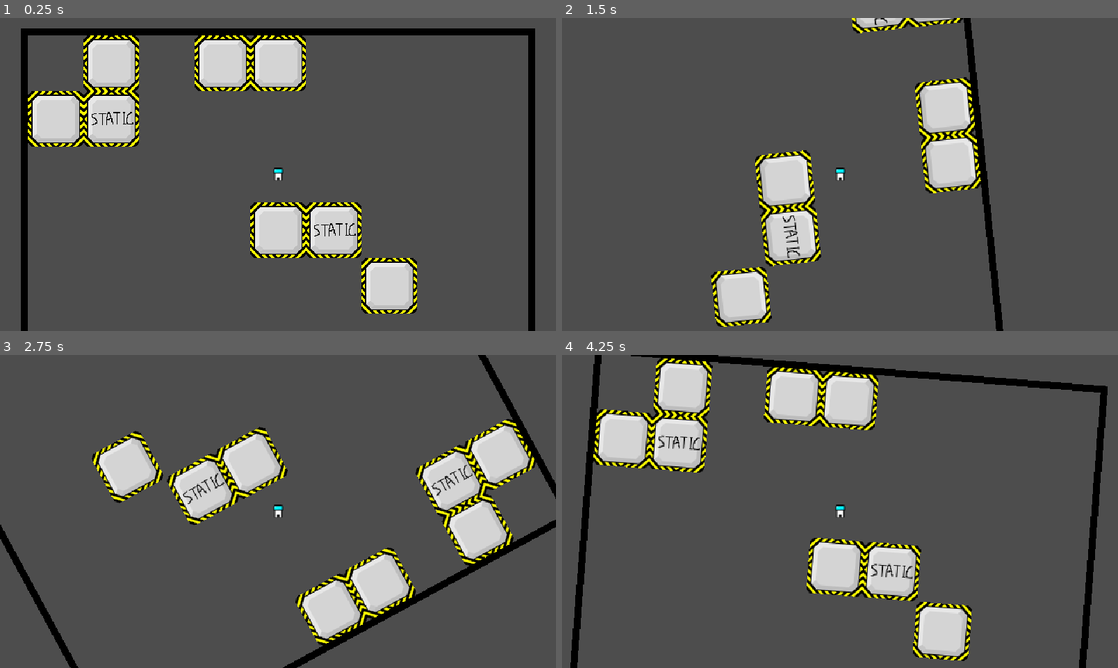
Above: before the commit, frames 1-4 (two rows, left to right).
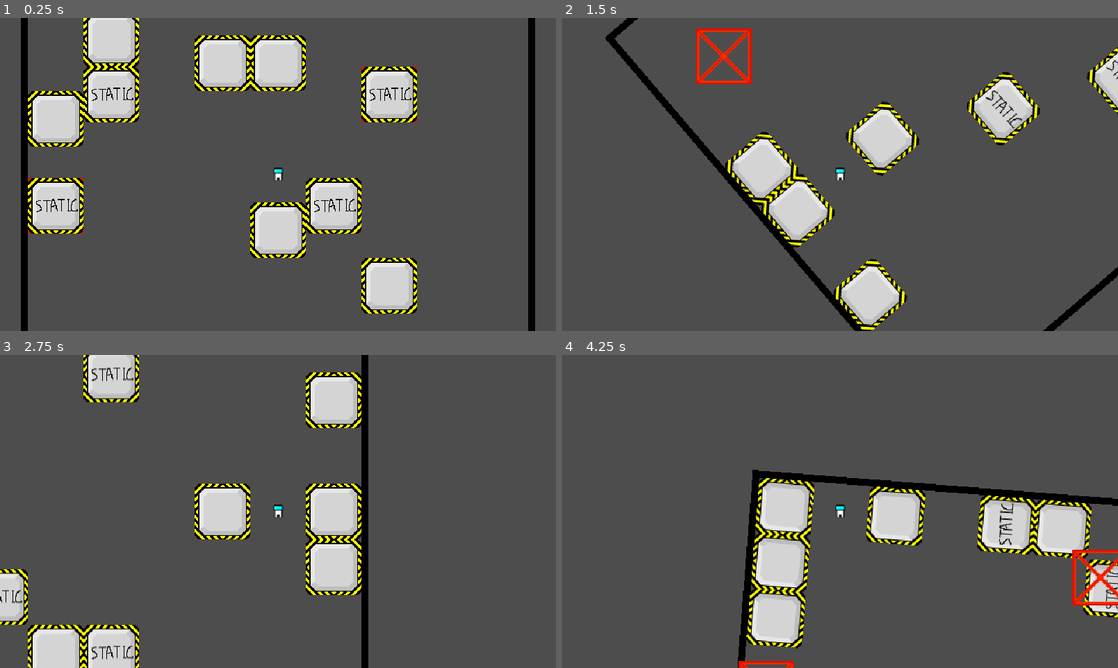
Above: after the commit, the same moments.

Repository: wojtekmal/escape-blocks
Game: Godot game, scene res://Levels/test_level_template_3.tscn
The game is run twice, just before and just after one commit, with the same random seed, the same clock (stepped at 60 frames per second) and the same inputs. The project has no main scene, so this scene is started directly.
Inputs:
- Up to frame 1 (0.25 s): no input
- Up to frame 2 (1.5 s): hold Right (gravity_right) 0.53-1.28 s; tap W (jump) at 0.77 s; hold Left (gravity_left) from 1.28 s (still down)
- Up to frame 3 (2.75 s): tap W (jump) at 1.52 s; release Left (gravity_left) at 2.03 s; hold Right (gravity_right) from 2.03 s (still down)
- Up to frame 4 (4.25 s): release Right (gravity_right) at 2.78 s; hold Up (gravity_up) 2.78-3.53 s; tap W (jump) at 3.02, 3.77 s; tap Enter at 3.5 s; hold Left (gravity_left) from 3.53 s (still down)

The runs differ from the first frame. In frame 1, 9.8% of the frame differs, in the area x 3-97%, y 0-77%; in frame 2, 19%; in frame 3, 27%; in frame 4, 32%, in the area x 1-100%, y 0-100%.
Error before the commit: Invalid call. Nonexistent function 'get_real_class' in base 'TileMap'. (res://Levels/LevelTemplate.gd:338)

Commit message:
Added a tilemap where tiles represent the spaceships walls and are converted into StaticBlock8x8. These can be placed instead of static blocks.

Diff:
--- a/engine/Levels/LevelTemplate.gd
+++ b/engine/Levels/LevelTemplate.gd
@@ -22,6 +22,7 @@
 var left_wall = -board_dimensions.x * 32
 var top_wall = -board_dimensions.y * 32
 var positions_before_rotations = []
+var static_block = load("res://Levels/StaticBlock8x8.tscn")
 
 # Called when the node enters the scene tree for the first time.
 func _ready():
@@ -30,6 +31,15 @@
 	tilemap.board_dimensions = board_dimensions
 	#calls the setter function
 
+	var wall_tiles = walls.get_used_cells_by_id(0, 0, Vector2i(0,0), -1)
+
+	for wall_tile in wall_tiles:
+		print_debug("check")
+		var new_static_block_8x8 = static_block.instantiate()
+		new_static_block_8x8.board_cords = wall_tile
+		new_static_block_8x8.board_dimensions = board_dimensions
+		add_child(new_static_block_8x8)
+
 	#for moving_block in moving_blocks:
 	#	print_debug("check")
 	#for moving_block in moving_blocks:
@@ -56,7 +66,7 @@
 	moving_entities.clear()
 
 	for child in self.get_children():
-		if child.get_real_class() in ["MovingBlock8x8", "Player", "StaticBlock8x8"]:
+		if child.is_in_group("interacting_entities"):
 			moving_entities.push_back(child)
 
 	moving_entities.sort_custom(compare_entity_heights)
@@ -331,12 +341,15 @@
 	board_dimensions = newValue
 	left_wall = -board_dimensions.x * 32
 	top_wall = -board_dimensions.y * 32
+	#walls = get_node("Walls")
 	#walls.position = Vector2(left_wall, top_wall)
 
 	for child in get_children():
 		#print_debug(child.get_name())
-		if child.get_real_class() in ["MovingBlock8x8", "Player", "StaticBlock8x8"]:
+		if child.is_in_group("interacting_entities"):
 			#print_debug("check")
 			child.board_dimensions = board_dimensions
+		elif child.is_in_group("walls"):
+			child.position = Vector2(left_wall, top_wall)
 
 	#return board_dimensions
--- a/engine/Levels/LevelTemplate.tscn
+++ b/engine/Levels/LevelTemplate.tscn
@@ -7,6 +7,7 @@
 [ext_resource type="Script" path="res://scripts/TileMap.gd" id="4_gvo1y"]
 [ext_resource type="PackedScene" uid="uid://3vsop7p20fe0" path="res://Levels/StaticBlock8x8.tscn" id="6_cw7oa"]
 [ext_resource type="Script" path="res://scripts/RotationTimer.gd" id="6_lnp4p"]
+[ext_resource type="Texture2D" uid="uid://5y23edqo0olg" path="res://textures/wall_block.png" id="8_pagpe"]
 
 [sub_resource type="TileSetAtlasSource" id="TileSetAtlasSource_ja7cw"]
 texture = ExtResource("3")
@@ -75,6 +76,15 @@
 physics_layer_0/collision_layer = 1
 sources/0 = SubResource("TileSetAtlasSource_ja7cw")
 
+[sub_resource type="TileSetAtlasSource" id="TileSetAtlasSource_id2jv"]
+texture = ExtResource("8_pagpe")
+texture_region_size = Vector2i(64, 64)
+0:0/0 = 0
+
+[sub_resource type="TileSet" id="TileSet_srb8s"]
+tile_size = Vector2i(64, 64)
+sources/0 = SubResource("TileSetAtlasSource_id2jv")
+
 [node name="LevelTemplate" type="Node2D"]
 script = ExtResource("4")
 board_dimensions = Vector2i(8, 5)
@@ -88,7 +98,7 @@
 [node name="BoardLimits" type="TileMap" parent="."]
 tile_set = SubResource("2")
 format = 2
-layer_0/tile_data = PackedInt32Array(1376223, 0, 0, -1310753 …(2561 unchanged characters)… 576, 0, 0, -65569, 0, 0, -131040, 0, 0, 131039, 0, 0, 65568, 0, 0, 196575, 0, 0, 131104, 0, 0, 262111, 0, 0, 196640, 0, 0, 327647, 0, 0, 262176, 0, 0, 393183, 0, 0, 327712, 0, 0, 458719, 0, 0, 393248, 0, 0, 524255, 0, 0, 458784, 0, 0, 589791, 0, 0, 524320, 0, 0, 655327, 0, 0, 589856, 0, 0, 720863, 0, 0, 655392, 0, 0, 786399, 0, 0, 720928, 0, 0, 851935, 0, 0, 786464, 0, 0, 917471, 0, 0, 852000, 0, 0, 983007, 0, 0, 917536, 0, 0, 1048543, 0, 0, 983072, 0, 0, 1114079, 0, 0, 1048608, 0, 0, 1179615, 0, 0, 1114144, 0, 0, 1245151, 0, 0, 1179680, 0, 0, 1310687, 0, 0, 1245216, 0, 0, -33, 0, 0, -65504, 0, 0, 65503, 0, 0, 32, 0, 0)
+layer_0/tile_data = PackedInt32Array(1376223, 0, 0, -1310753 …(2561 unchanged characters)… 576, 0, 0, -65569, 0, 0, -131040, 0, 0, -33, 0, 0, -65504, 0, 0, 65503, 0, 0, 32, 0, 0, 131039, 0, 0, 65568, 0, 0, 196575, 0, 0, 131104, 0, 0, 262111, 0, 0, 196640, 0, 0, 327647, 0, 0, 262176, 0, 0, 393183, 0, 0, 327712, 0, 0, 458719, 0, 0, 393248, 0, 0, 524255, 0, 0, 458784, 0, 0, 589791, 0, 0, 524320, 0, 0, 655327, 0, 0, 589856, 0, 0, 720863, 0, 0, 655392, 0, 0, 786399, 0, 0, 720928, 0, 0, 851935, 0, 0, 786464, 0, 0, 917471, 0, 0, 852000, 0, 0, 983007, 0, 0, 917536, 0, 0, 1048543, 0, 0, 983072, 0, 0, 1114079, 0, 0, 1048608, 0, 0, 1179615, 0, 0, 1114144, 0, 0, 1245151, 0, 0, 1179680, 0, 0, 1310687, 0, 0, 1245216, 0, 0)
 script = ExtResource("4_gvo1y")
 board_dimensions = Vector2i(8, 5)
 
@@ -136,5 +146,9 @@
 one_shot = true
 script = ExtResource("6_lnp4p")
 
-[node name="Walls" type="TileMap" parent="." groups=["interacting_entities"]]
+[node name="Walls" type="TileMap" parent="." groups=["walls"]]
+position = Vector2(-256, -160)
+tile_set = SubResource("TileSet_srb8s")
+cell_quadrant_size = 64
 format = 2
+layer_0/tile_data = PackedInt32Array(65542, 0, 0, 196608, 0, 0)
--- a/engine/Levels/test_level_template_3.tscn
+++ b/engine/Levels/test_level_template_3.tscn
@@ -9,9 +9,9 @@
 position = Vector2(0, -96)
 board_dimensions = Vector2i(9, 8)
 
-[node name="TileMap" parent="." index="1"]
+[node name="BoardLimits" parent="." index="1"]
 layer_0/tile_data = PackedInt32Array(2162651, 0, 0, -2097189, 0, 0, 2162652, 0, 0, -2097188, 0, 0, 2162653, 0, 0, -2097 …(4121 unchanged characters)…
-board_dimensions = null
+board_dimensions = Vector2i(9, 8)
 
 [node name="MovingBlock8x8" parent="." index="2"]
 position = Vector2(-64, -224)
@@ -44,3 +44,6 @@
 [node name="StaticBlock8x9" parent="." index="9"]
 position = Vector2(64, -32)
 board_dimensions = Vector2i(9, 8)
+
+[node name="Walls" parent="." index="11"]
+position = Vector2(-288, -256)
Not shown: 1 places in engine/Levels/LevelTemplate.tscn that only renumber resources
Binary file added: engine/textures/wall_block.png
Not shown, added: engine/textures/wall_block.png.import
